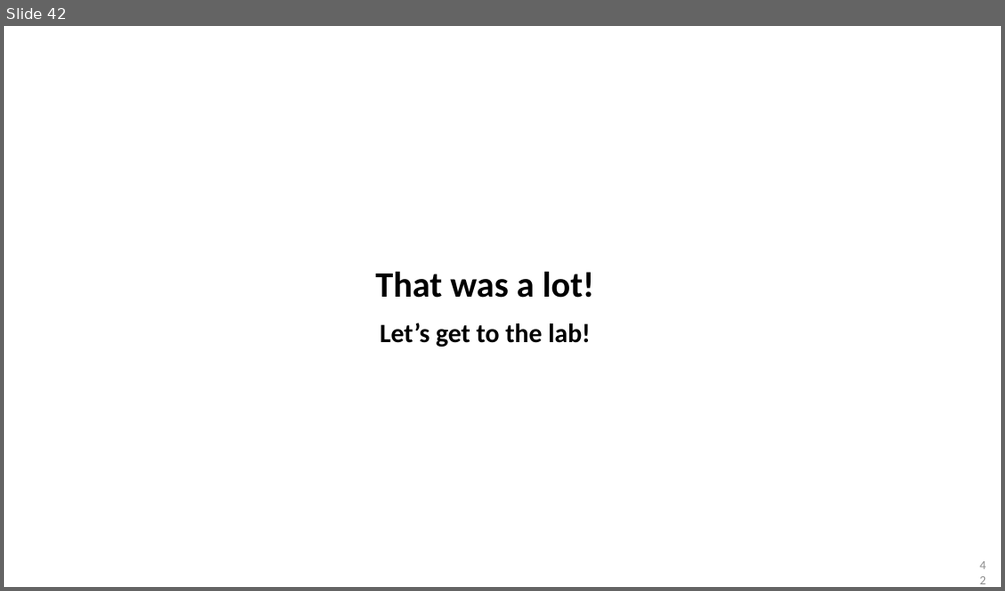
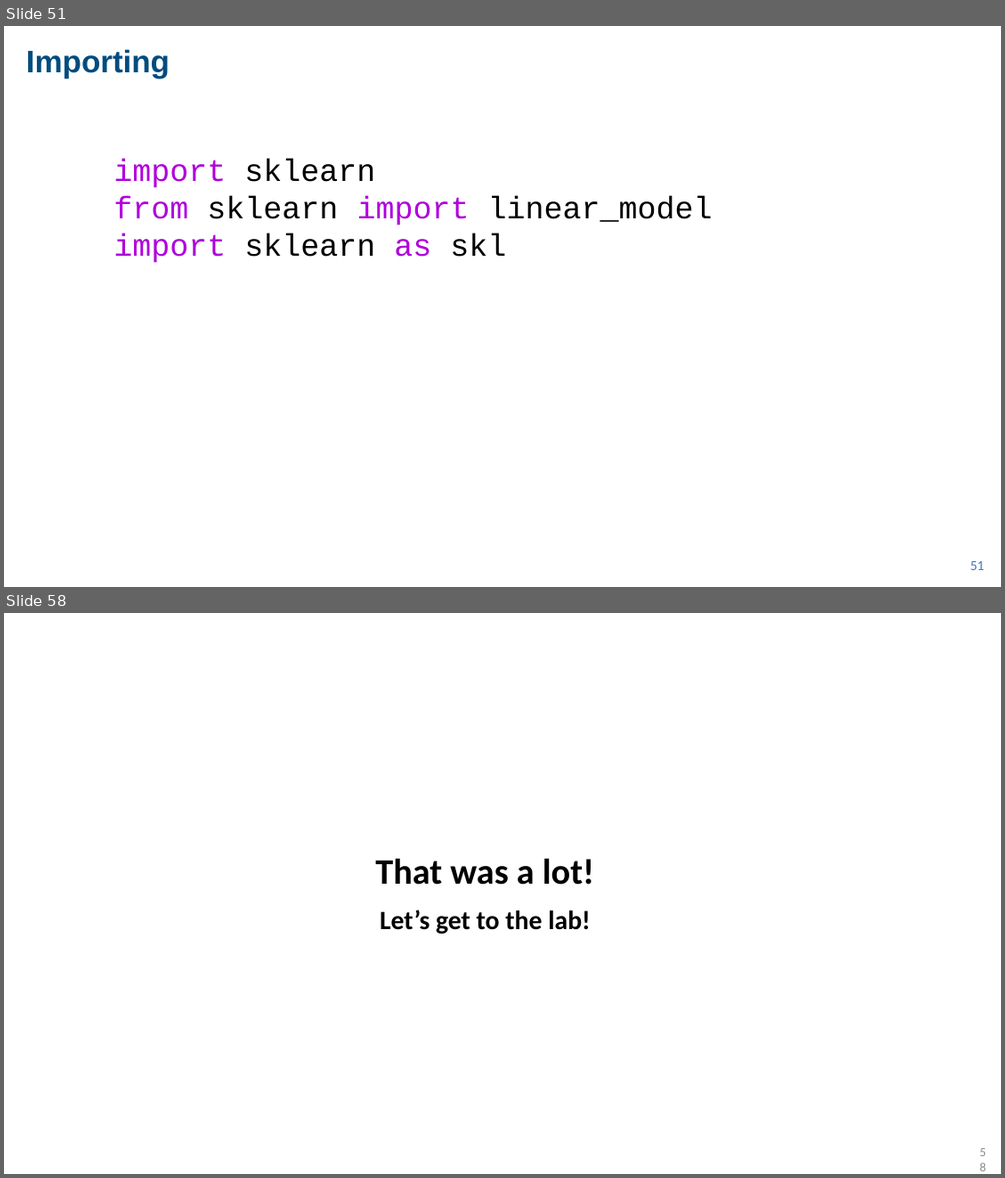
Before and after one commit to AIFS-AI-Bridge/aifs-ai-bridge.github.io, a slide deck: lectures/AIBridge Lecture 2.pptx. Shown one above the other, each under a label of ours: slide 42 before the commit, slides 51 and 58 after it; the slides between them are not shown. The pictures are 1005x591 and 1005x1178 pixels, drawn with LibreOffice and Linux fonts; fonts in the diff are those of the drawing. Boxes give left, top, right and bottom in pixels: in the first picture for what was removed or moved away, otherwise in the second. Text is boxed around its words. In the diff, an @@ line names an element or a change of style, - is before the commit and + after.

```diff
--- a/lectures/AIBridge Lecture 2.pptx
+++ b/lectures/AIBridge Lecture 2.pptx
@@ slide 51 added at [4,26,1001,587], background #FFFFFF @@
@@ text added at [26,49,170,79], 60 pt, text #004C7F, bold @@
+Importing
@@ text added at [113,160,712,263], 60 pt, text #000000 @@
+import sklearn
+from sklearn import linear_model
+import sklearn as skl
@@ page number added at [970,561,984,570], 24 pt, text #4472C4 @@
+51
@@ what was slide 42 is now slide 58 @@
@@ page number at [975,1151,989,1167]: text changed @@
-42
+58
```
Also in this commit, not shown: 9 slides changed, 17 other slides added, 2 slides removed, 34 other files.
